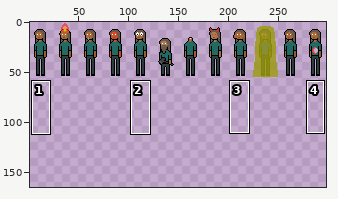
File history of a sprite sheet, assets/female.png. Above: a wide view before the commit, with the close-up outlined.
Close-up. Before:
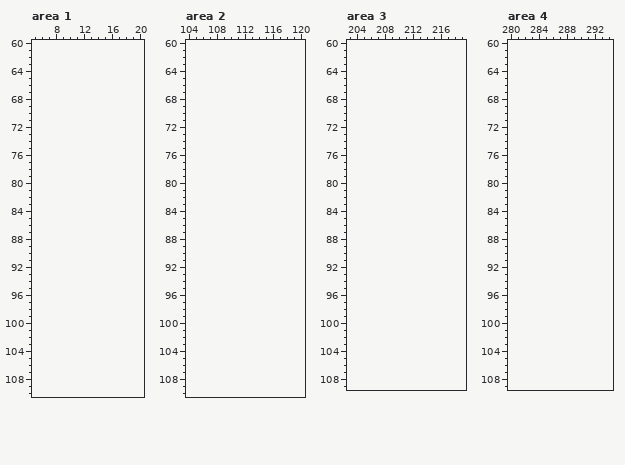
The file is 300x55 pixels. Colours within 5 levels of each other are drawn and written as one. Shown: area 1: x 5..20, y 60..110; area 2: x 104..120, y 60..110; area 3: x 203..219, y 60..109; area 4: x 280..294, y 60..109. The old version is drawn lined up with the new one, on the new canvas. The wide view leaves out empty margins. The commit also changed other parts of the picture, which this record leaves out.
Palette (. is transparent): 
New version:
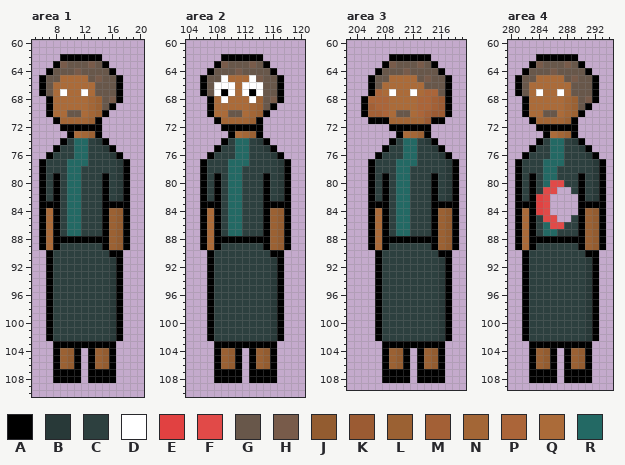
Colours new in this view: A #000000  B #283938  C #2d403f  D #ffffff  E #e14141  F #e14a48  G #68574a  H #785b4a  J #935c30  K #9b5b33  L #9b6133  M #a36036  N #a36636  P #ab6539  Q #ab6b39  R #236964
Diff:
canvas 300x55 -> 300x165
Changed rows in their new state; - is an unchanged pixel.
Area 1:
first column x 6:
 62 ---AAAAAA----
 63 --AHGGGHGA---
 64 -AGGGHGGGGA--
 65 AGGQQQQGHGGA-
 66 AGQQQQQQGGGA-
 67 AGQDQQDQGGGA-
 68 -AQQQQQNLGHA-
 69 -AQQQQQNLGA--
 70 -AQQGGQNLA---
 71 --ANNNNLA----
 72 ---AAAAAA----
 73 ----AQNLA----
 74 ---ACRRCBA---
 75 --ACCRRCCBA--
 76 -ACCCRRCCCBA-
 77 ACCCRRRCCCCBA
 78 ACCCRRCCCCCBA
 79 ACACRRCCCACBA
 80 ACACRRCCCACBA
 81 ACACRRCCCACBA
 82 ACACRRCCCACBA
 83 AAACRRCCCAAAA
 84 AQACRRCCCALJA
 85 AQACRRCCCALJA
 86 AQACRRCCCALJA
 87 AQACRRCCCALJA
 88 AQAAAAAAAALJA
 89 AQACCCCCCALJA
 90 -ACCCCCCCCAA-
 91 -ACCCCCCCCBA-
 92 -ACCCCCCCCBA-
 93 -ACCCCCCCCBA-
 94 -ACCCCCCCCBA-
 95 -ACCCCCCCCBA-
 96 -ACCCCCCCCBA-
 97 -ACCCCCCCCBA-
 98 -ACCCCCCCCBA-
 99 -ACCCCCCCCBA-
100 -ACCCCCCCCBA-
101 -ACCCCCCCCBA-
102 -ACCCCCCCCBA-
103 --AAAAAAAAA--
104 --ALJA-ALJA--
105 --ALJA-ALJA--
106 --ALJA-ALJA--
107 --AAAA-AAAA--
108 --AAAA-AAAA--
Area 2:
first column x 106:
 62 ---AAAAAA----
 63 --AHGGGHGA---
 64 -AGGGHGGGGA--
 65 AGGDQQQDHGGA-
 66 AGDDDQDDDGGA-
 67 AGDADQDADGGA-
 68 -AQDQQQDLGHA-
 69 -AQQQQQNLGA--
 70 -AQQGGQNLA---
 71 --ANNNNLA----
 72 ---AAAAAA----
 73 ----AQNLA----
 74 ---ACRRCBA---
 75 --ACCRRCCBA--
 76 -ACCCRRCCCBA-
 77 ACCCRRRCCCCBA
 78 ACCCRRCCCCCBA
 79 ACACRRCCCACBA
 80 ACACRRCCCACBA
 81 ACACRRCCCACBA
 82 ACACRRCCCACBA
 83 AAACRRCCCAAAA
 84 AQACRRCCCALJA
 85 AQACRRCCCALJA
 86 AQACRRCCCALJA
 87 AQACRRCCCALJA
 88 AQAAAAAAAALJA
 89 AQACCCCCCALJA
 90 -ACCCCCCCCAA-
 91 -ACCCCCCCCBA-
 92 -ACCCCCCCCBA-
 93 -ACCCCCCCCBA-
 94 -ACCCCCCCCBA-
 95 -ACCCCCCCCBA-
 96 -ACCCCCCCCBA-
 97 -ACCCCCCCCBA-
 98 -ACCCCCCCCBA-
 99 -ACCCCCCCCBA-
100 -ACCCCCCCCBA-
101 -ACCCCCCCCBA-
102 -ACCCCCCCCBA-
103 --AAAAAAAAA--
104 --ALJA-ALJA--
105 --ALJA-ALJA--
106 --ALJA-ALJA--
107 --AAAA-AAAA--
108 --AAAA-AAAA--
Area 3:
first column x 205:
 62 ----AAAAAA----
 63 ---AHGGGHGA---
 64 --AGGGHGGGGA--
 65 -AGGQQQQGHGGA-
 66 -AGQQQQQQGGGA-
 67 -APQDQQDQPPGA-
 68 APPPQQQQPPMKA-
 69 AMPPQQQQPPMKA-
 70 AMMPQGGQPMKKA-
 71 -AAANNNNNKAA--
 72 ----AAAAAA----
 73 -----AQNLA----
 74 ----ACRRCBA---
 75 ---ACCRRCCBA--
 76 --ACCCRRCCCBA-
 77 -ACCCRRRCCCCBA
 78 -ACCCRRCCCCCBA
 79 -ACACRRCCCACBA
 80 -ACACRRCCCACBA
 81 -ACACRRCCCACBA
 82 -ACACRRCCCACBA
 83 -AAACRRCCCAAAA
 84 -AQACRRCCCALJA
 85 -AQACRRCCCALJA
 86 -AQACRRCCCALJA
 87 -AQACRRCCCALJA
 88 -AQAAAAAAAALJA
 89 -AQACCCCCCALJA
 90 --ACCCCCCCCAA-
 91 --ACCCCCCCCBA-
 92 --ACCCCCCCCBA-
 93 --ACCCCCCCCBA-
 94 --ACCCCCCCCBA-
 95 --ACCCCCCCCBA-
 96 --ACCCCCCCCBA-
 97 --ACCCCCCCCBA-
 98 --ACCCCCCCCBA-
 99 --ACCCCCCCCBA-
100 --ACCCCCCCCBA-
101 --ACCCCCCCCBA-
102 --ACCCCCCCCBA-
103 ---AAAAAAAAA--
104 ---ALJA-ALJA--
105 ---ALJA-ALJA--
106 ---ALJA-ALJA--
107 ---AAAA-AAAA--
108 ---AAAA-AAAA--
Area 4:
first column x 281:
 62 ---AAAAAA----
 63 --AHGGGHGA---
 64 -AGGGHGGGGA--
 65 AGGQQQQGHGGA-
 66 AGQQQQQQGGGA-
 67 AGQDQQDQGGGA-
 68 -AQQQQQNLGHA-
 69 -AQQQQQNLGA--
 70 -AQQGGQNLA---
 71 --ANNNNLA----
 72 ---AAAAAA----
 73 ----AQNLA----
 74 ---ACRRCBA---
 75 --ACCRRCCBA--
 76 -ACCCRRCCCBA-
 77 ACCCRRRCCCCBA
 78 ACCCRRCCCCCBA
 79 ACACRRCCCACBA
 80 ACACRFFCCACBA
 81 ACACFF--CACBA
 82 ACAEF----ACBA
 83 AAAEF----AAAA
 84 AQAEF----ALJA
 85 AQACFF--CALJA
 86 AQACRFFCCALJA
 87 AQACRRCCCALJA
 88 AQAAAAAAAALJA
 89 AQACCCCCCALJA
 90 -ACCCCCCCCAA-
 91 -ACCCCCCCCBA-
 92 -ACCCCCCCCBA-
 93 -ACCCCCCCCBA-
 94 -ACCCCCCCCBA-
 95 -ACCCCCCCCBA-
 96 -ACCCCCCCCBA-
 97 -ACCCCCCCCBA-
 98 -ACCCCCCCCBA-
 99 -ACCCCCCCCBA-
100 -ACCCCCCCCBA-
101 -ACCCCCCCCBA-
102 -ACCCCCCCCBA-
103 --AAAAAAAAA--
104 --ALJA-ALJA--
105 --ALJA-ALJA--
106 --ALJA-ALJA--
107 --AAAA-AAAA--
108 --AAAA-AAAA--
